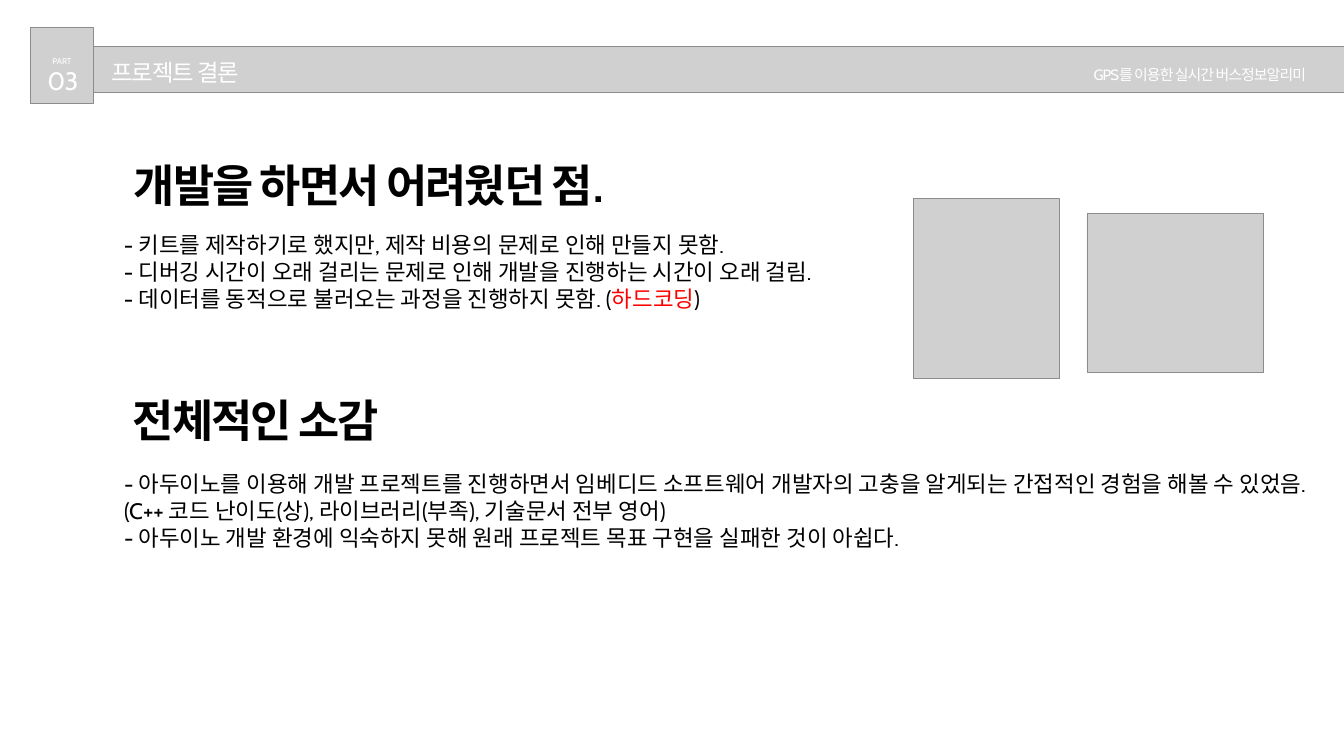
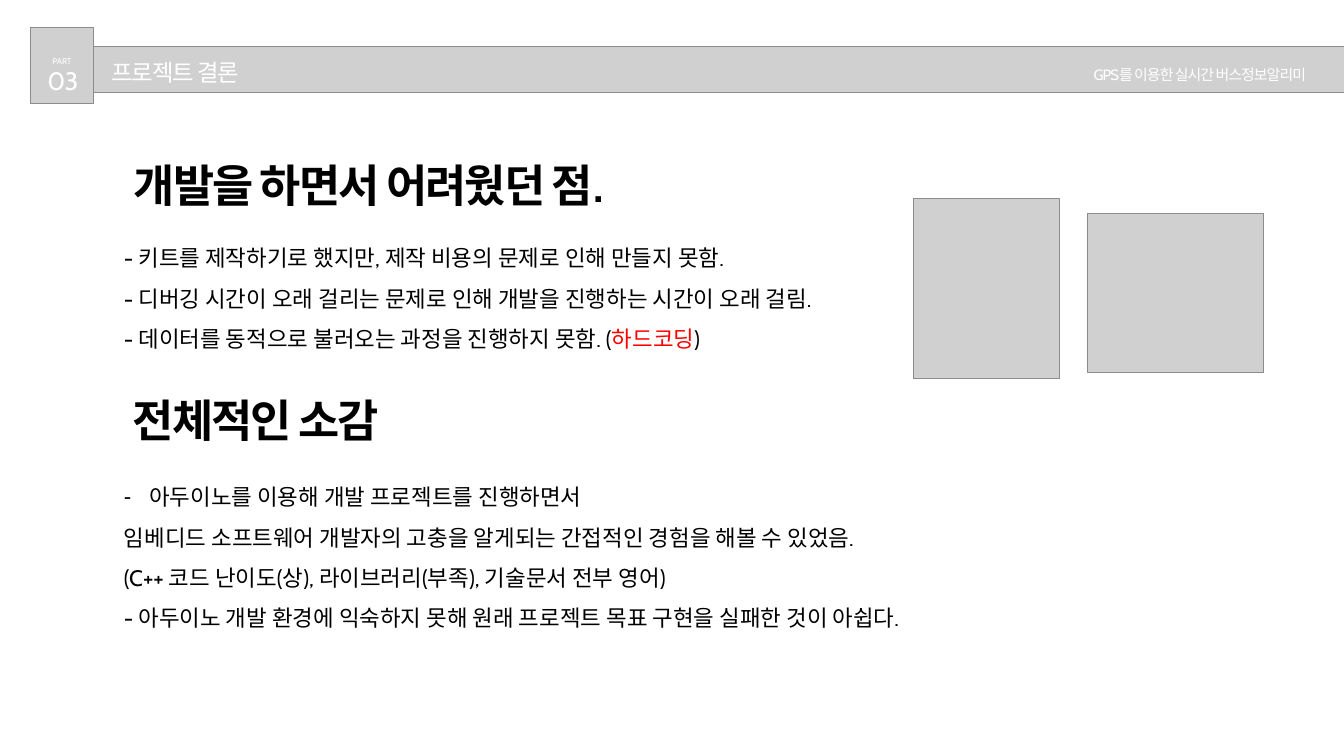
Before and after one commit to Hwan0808/Capstone_Project, a slide deck: slide 10 of 종합프로젝트설계_발표자료.pptx. Drawn at 1344x756 pixels with LibreOffice and Linux fonts; fonts in the diff are those of the drawing; grey boxes stand for pictures. Boxes give left, top, right and bottom in pixels: in the first picture for what was removed or moved away, otherwise in the second. Text is boxed around its words. In the diff, an @@ line names an element or a change of style, - is before the commit and + after.

```diff
--- a/종합프로젝트설계_발표자료.pptx
+++ b/종합프로젝트설계_발표자료.pptx
@@ text "- 키트를 제작하기로 했지만, 제작 ..." at [139,247,812,350]: line spacing 1 to 1.5 @@
@@ text at [124,486,853,548]: text changed @@
-- 아두이노를 이용해 개발 프로젝트를 진행하면서 임베디드 소프트웨어 개발자의 고충을 알게되는 간접적인 경험을 해볼 수 있었음.
+– 아두이노를 이용해 개발 프로젝트를 진행하면서
+임베디드 소프트웨어 개발자의 고충을 알게되는 간접적인 경험을 해볼 수 있었음.
@@ text at [124,567,899,628]: line spacing 1 to 1.5 @@
```
Also in this commit, not shown: 6 other slides changed.
